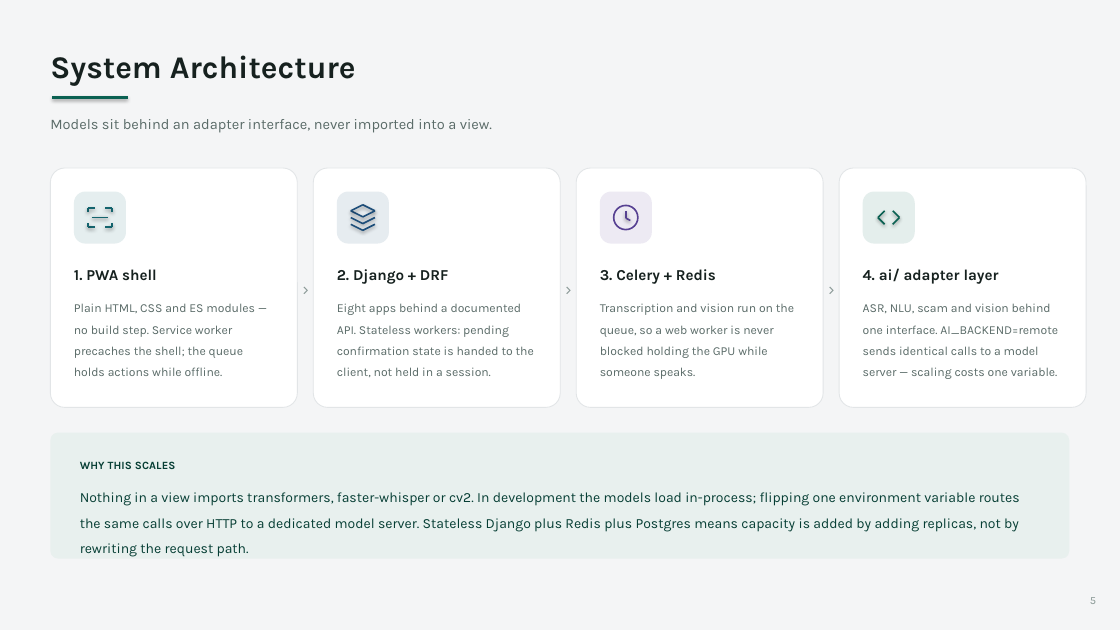
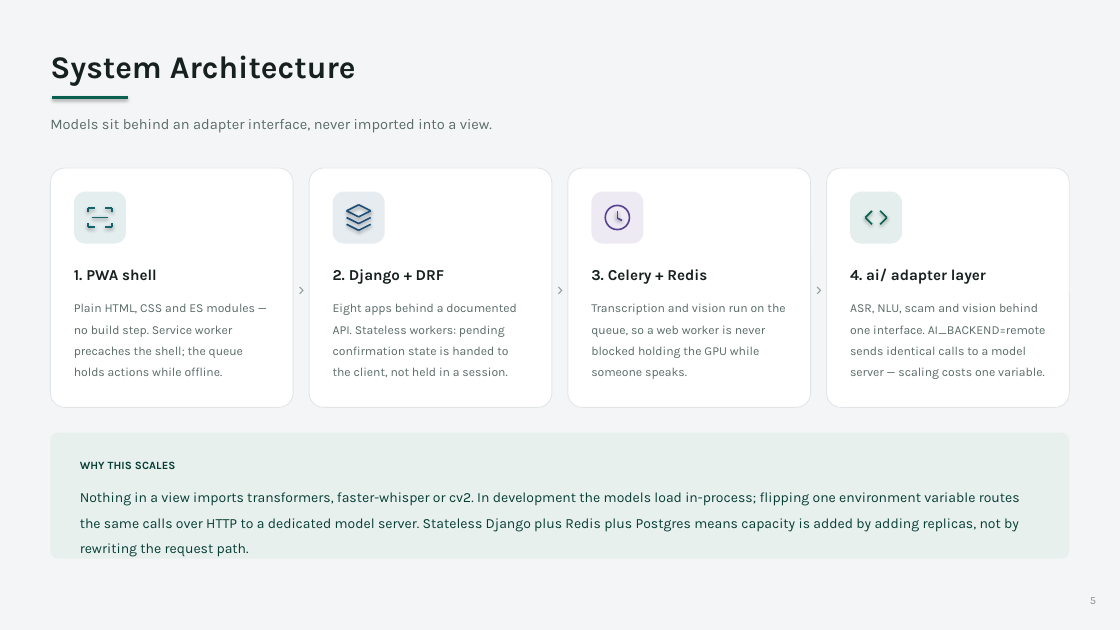
Before and after one commit to utkersh01sharma-sudo/gramin-vaani-saathi, a slide deck: slide 5 of docs/GraminVaaniSaathi_Review.pptx. Drawn at 1120x630 pixels with LibreOffice and Linux fonts; fonts in the diff are those of the drawing. Boxes give left, top, right and bottom in pixels: in the first picture for what was removed or moved away, otherwise in the second. Text is boxed around its words. In the diff, an @@ line names an element or a change of style, - is before the commit and + after.

```diff
--- a/docs/GraminVaaniSaathi_Review.pptx
+++ b/docs/GraminVaaniSaathi_Review.pptx
@@ rounded rectangle: place and size @@
-rounded rectangle at (50, 168, 297, 408)
+rounded rectangle at (50, 168, 293, 408)
@@ rounded rectangle: place and size @@
-rounded rectangle at (313, 168, 560, 408)
+rounded rectangle at (309, 168, 552, 408)
@@ rounded rectangle: place and size @@
-rounded rectangle at (576, 168, 823, 408)
+rounded rectangle at (568, 168, 811, 408)
@@ rounded rectangle: place and size @@
-rounded rectangle at (839, 168, 1086, 408)
+rounded rectangle at (827, 168, 1070, 408)
@@ 8 lines, 1 text, 1 rounded rectangle: place and size @@
-8 lines, 1 text, 1 rounded rectangle at (298, 192, 389, 298)
+8 lines, 1 text, 1 rounded rectangle at (294, 192, 385, 298)
@@ 2 lines, 1 rounded rectangle: place and size @@
-2 lines, 1 rounded rectangle at (863, 192, 915, 244)
+2 lines, 1 rounded rectangle at (850, 192, 902, 244)
@@ 4 lines, 2 texts, 1 rounded rectangle, 1 ellipse: place and size @@
-4 lines, 2 texts, 1 rounded rectangle, 1 ellipse at (561, 192, 900, 298)
+4 lines, 2 texts, 1 rounded rectangle, 1 ellipse at (553, 192, 887, 298)
@@ text "2. Django + DRF": place and size @@
-text "2. Django + DRF" at (337, 269, 448, 284)
+text "2. Django + DRF" at (333, 269, 444, 284)
@@ text "3. Celery + Redis": place and size @@
-text "3. Celery + Redis" at (600, 269, 716, 284)
+text "3. Celery + Redis" at (591, 269, 707, 284)
@@ text "4. ai/ adapter layer": place and size @@
-text "4. ai/ adapter layer" at (863, 268, 999, 284)
+text "4. ai/ adapter layer" at (850, 268, 986, 284)
@@ text "Eight apps behind a documented ..." rewrapped from (337, 303, 534, 377) to (333, 303, 517, 377) @@
@@ text "Transcription and vision run on ...": place and size @@
-text "Transcription and vision run on ..." at (600, 303, 794, 379)
+text "Transcription and vision run on ..." at (591, 303, 785, 379)
@@ text "ASR, NLU, scam and vision ...": place and size @@
-text "ASR, NLU, scam and vision ..." at (863, 303, 1058, 379)
+text "ASR, NLU, scam and vision ..." at (850, 303, 1046, 379)
```
Also in this commit, not shown: 2 other slides changed, 3 slides added, 3 slides removed, 29 other files.
